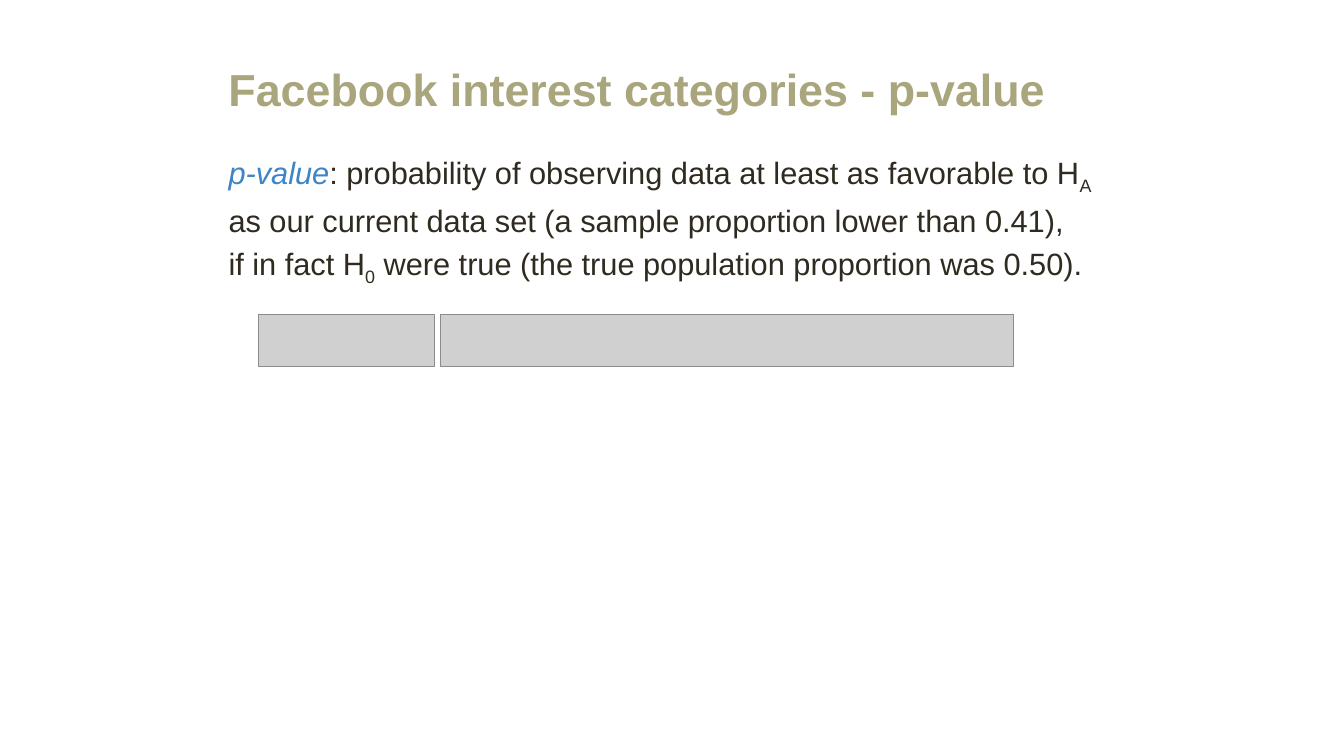
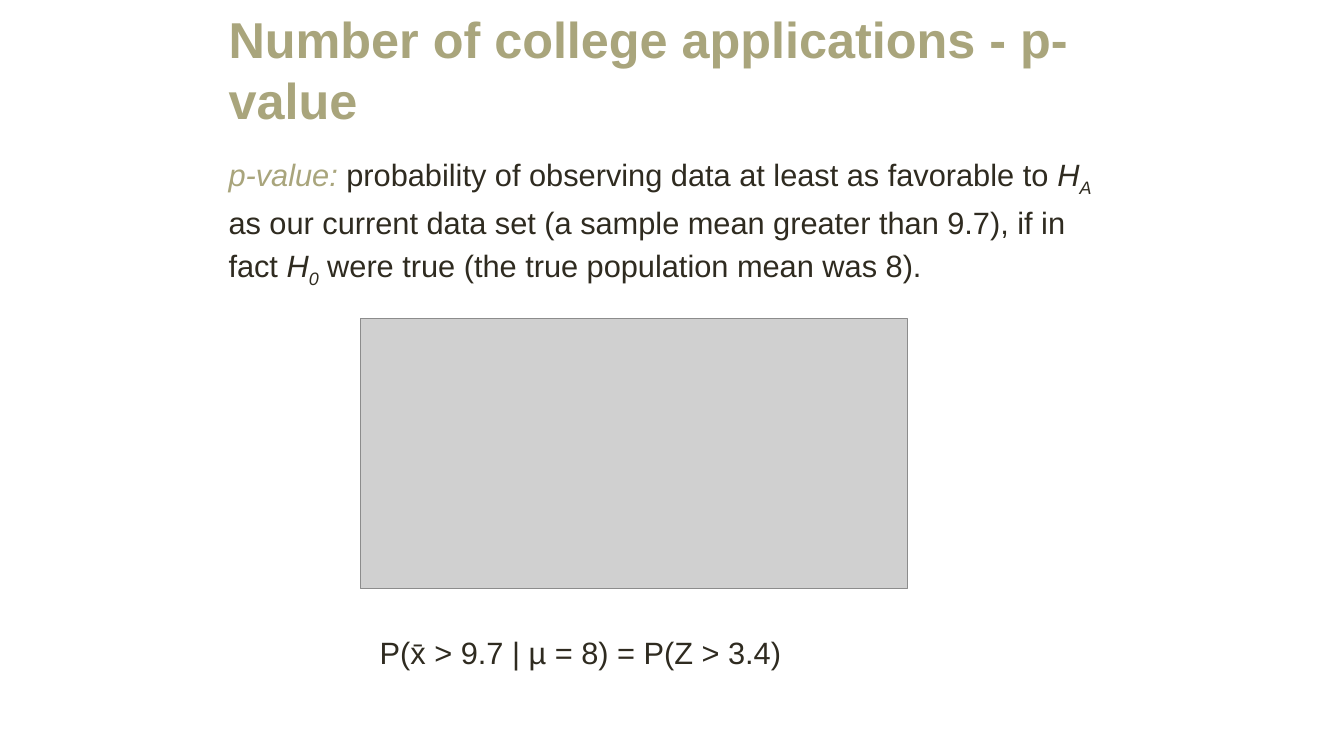
Before and after one commit to amosca01/MATH108-F23, a slide deck: slide 35 of slides/09-hypothesis-testing.pptx (slide 34 before the commit). Drawn at 1344x756 pixels with LibreOffice and Linux fonts; fonts in the diff are those of the drawing; grey boxes stand for pictures. Boxes give left, top, right and bottom in pixels: in the first picture for what was removed or moved away, otherwise in the second. Text is boxed around its words. In the diff, an @@ line names an element or a change of style, - is before the commit and + after.

```diff
--- a/slides/09-hypothesis-testing.pptx
+++ b/slides/09-hypothesis-testing.pptx
@@ title at bbox=[229, 21, 1068, 120]: text changed; size 32 to 36 pt @@
-Facebook interest categories - p-value
+Number of college applications - p-value
@@ text "p-value: probability of observing data ..." at bbox=[229, 163, 1065, 282]: vertical alignment middle to top @@
@@ text at bbox=[229, 163, 1065, 282]: text changed @@
-p-value: probability of observing data at least as favorable to HA as our current data set (a sample proportion lower than 0.41), if in fact H0 were true (the true population proportion was 0.50).
+p-value: probability of observing data at least as favorable to HA as our current data set (a sample mean greater than 9.7), if in fact H0 were true (the true population mean was 8).
@@ picture removed at bbox=[258, 315, 435, 366] @@
@@ picture added at bbox=[361, 319, 908, 589] @@
@@ picture removed at bbox=[442, 315, 1014, 366] @@
@@ text added at bbox=[380, 641, 781, 670], 22 pt, text #2F2B20 @@
+P(x̄ > 9.7 | µ = 8) = P(Z > 3.4)
```
Also in this commit, not shown: 16 other slides changed, 10 slides added, 10 slides removed, 2 other files.
